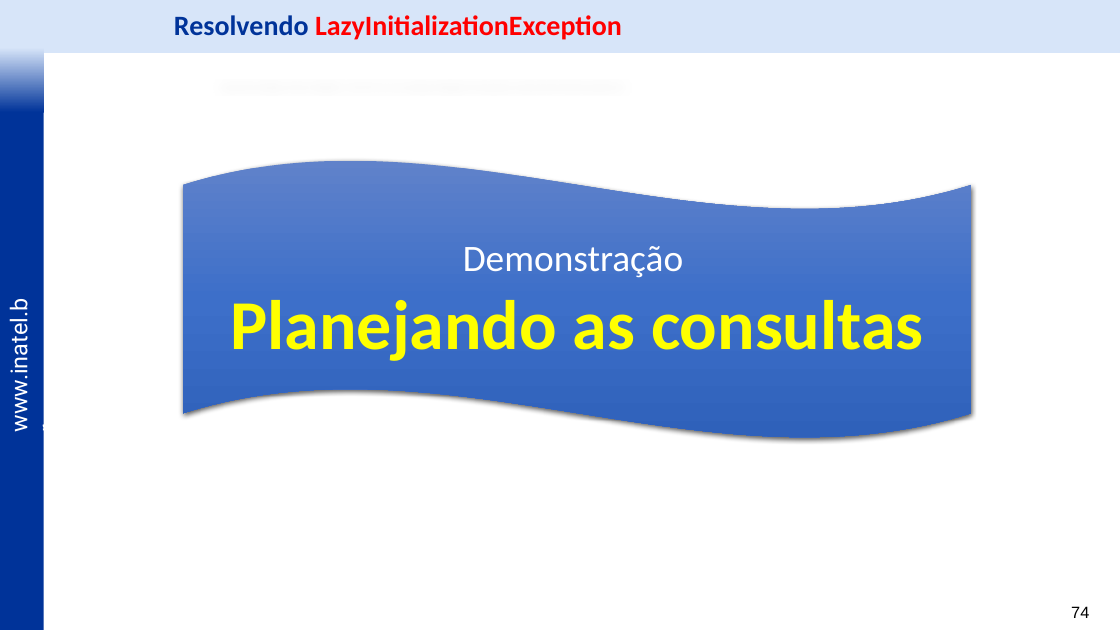
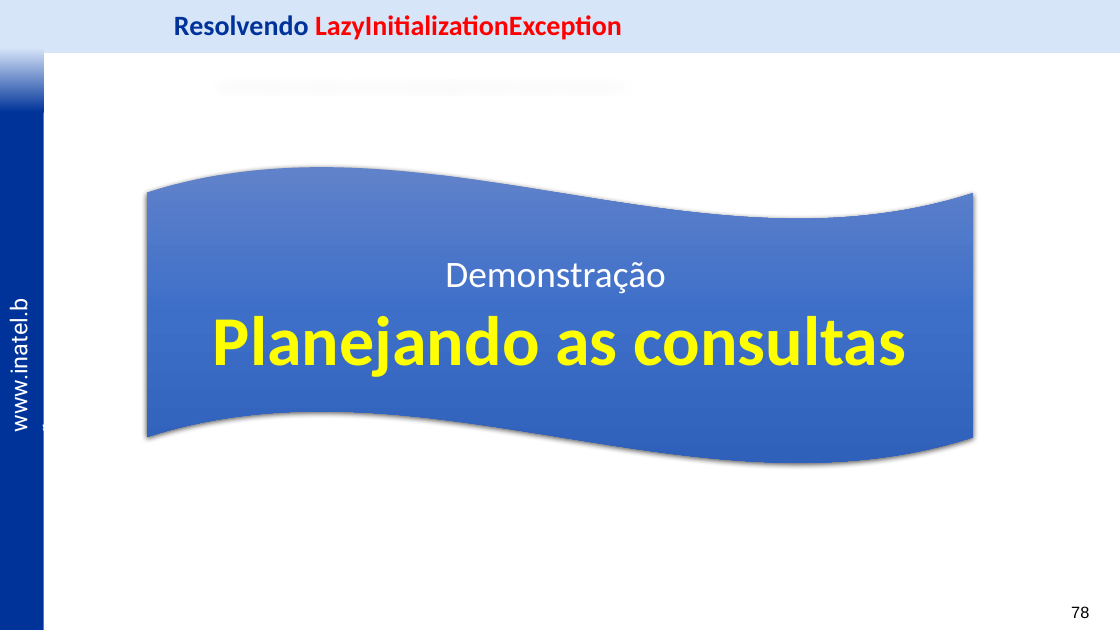
Before and after one commit to vitor-figueiredo/Lab_JPA, a slide deck: slide 78 of _docs/IDP Labs - JPA - v6.pptx (slide 74 before the commit). Drawn at 1120x630 pixels with LibreOffice and Linux fonts; fonts in the diff are those of the drawing; background and template pictures are left out. Boxes give left, top, right and bottom in pixels: in the first picture for what was removed or moved away, otherwise in the second. Text is boxed around its words. In the diff, an @@ line names an element or a change of style, - is before the commit and + after.

```diff
--- a/_docs/IDP Labs - JPA - v6.pptx
+++ b/_docs/IDP Labs - JPA - v6.pptx
@@ wave "Demonstração": place and size @@
-wave "Demonstração" at [183, 160, 971, 438]
+wave "Demonstração" at [147, 166, 974, 464]
@@ page number at [1071, 606, 1089, 618]: text changed @@
-74
+78
```
Also in this commit, not shown: 23 other slides changed, 4 slides added, 2 other files.
